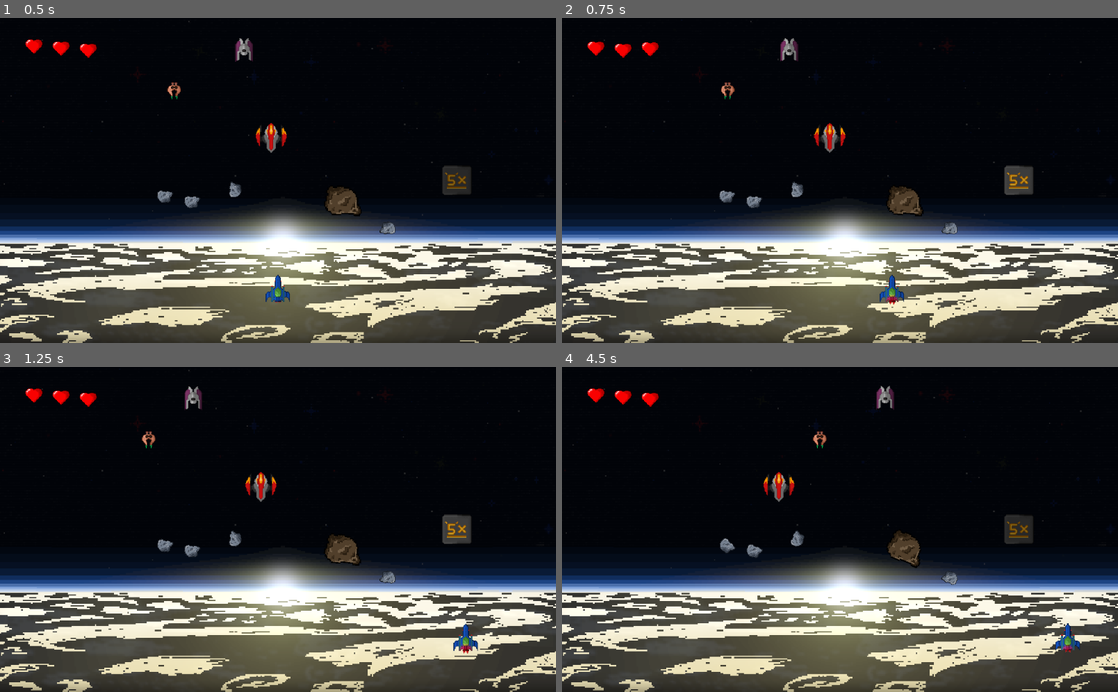
Above: before the commit, frames 1-4 (two rows, left to right).
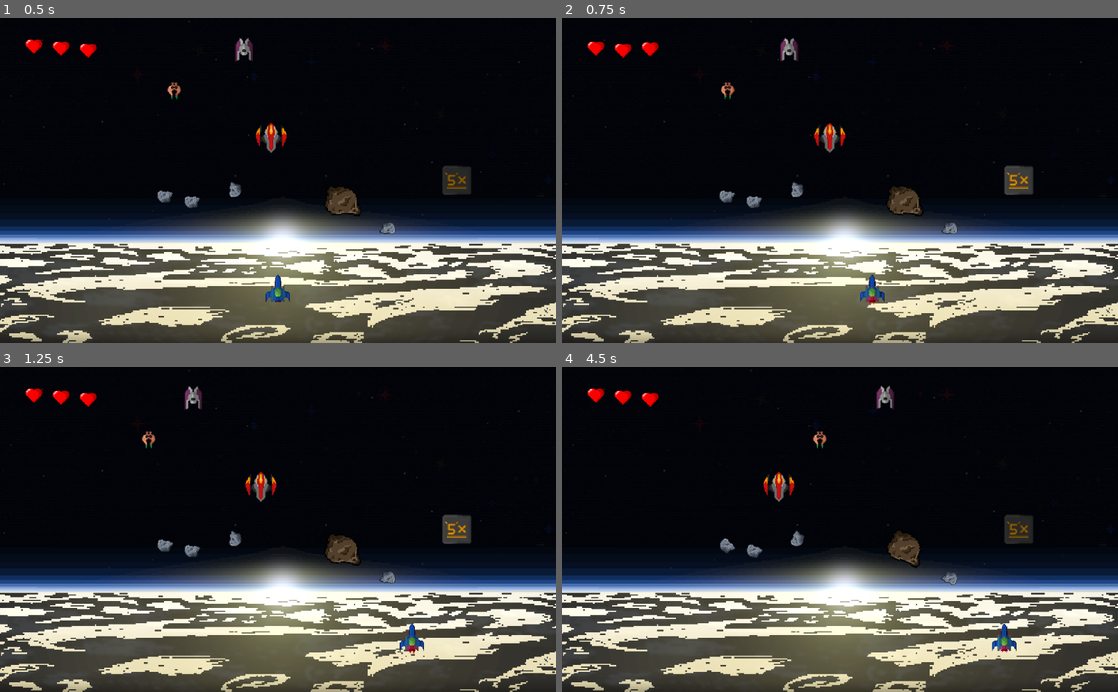
Above: after the commit, the same moments.

Repository: timmmmmb/Brackeys-Game-Jam-2021.1
Game: Godot game, scene res://scenes/levels/Level.tscn
Two runs of this game, one before a commit and one after it. Both use one fixed random seed, a clock stepped at 60 frames per second and the inputs below.
Inputs:
- Up to frame 1 (0.5 s): no input
- Up to frame 2 (0.75 s): hold D (right) from 0.53 s (still down); hold Space (shoot) from 0.53 s (still down)
- Up to frame 3 (1.25 s): keep holding D (right); keep holding Space (shoot)
- Up to frame 4 (4.5 s): release D (right) at 1.28 s; release Space (shoot) at 1.28 s; hold S (down) 1.28-2.03 s; tap Space (shoot) at 1.35, 2.85, 4.35 s; hold D (right) 2.03-2.78 s; hold Space (shoot) 2.03-2.78 s; hold W (up) 2.78-3.53 s; hold Space (shoot) 3.53-4.28 s; hold A (left) from 3.53 s (still down)

Frame 1 is identical in both runs. In frame 2, 0.4% of the frame differs, in the area x 53-62%, y 79-89%; in frame 3, 0.4%, in the area x 71-86%, y 78-89%; in frame 4, 0.4%.

Commit message:
added the explosion effect on hits

Diff:
--- a/scenes/entitys/Player.gd
+++ b/scenes/entitys/Player.gd
@@ -1,7 +1,7 @@
 extends "res://scenes/entitys/DefaultEntity.gd"
 
-export (int) var acceleration = 200
-export (int) var max_speed = 400
+export (int) var acceleration = 50
+export (int) var max_speed = 300
 export (float) var inertia = 0.9
 
 
--- a/scenes/entitys/Player.tscn
+++ b/scenes/entitys/Player.tscn
@@ -52,7 +52,6 @@
 [node name="AnimatedSprite" type="AnimatedSprite" parent="."]
 frames = SubResource( 6 )
 animation = "flying"
-frame = 2
 playing = true
 
 [node name="ShotgunWeapon" parent="." instance=ExtResource( 4 )]
--- a/scenes/projectiles/EnemyProjectile.tscn
+++ b/scenes/projectiles/EnemyProjectile.tscn
@@ -1,7 +1,8 @@
-[gd_scene load_steps=9 format=2]
+[gd_scene load_steps=22 format=2]
 
 [ext_resource path="res://assets/images/projectiles/projectiles - 48x48.png" type="Texture" id=1]
 [ext_resource path="res://scenes/projectiles/Projectile.gd" type="Script" id=2]
+[ext_resource path="res://assets/images/effects/explosion - 48x48.png" type="Texture" id=3]
 
 [sub_resource type="RectangleShape2D" id=1]
 extents = Vector2( 8, 8 )
@@ -22,12 +23,77 @@
 atlas = ExtResource( 1 )
 region = Rect2( 144, 48, 48, 48 )
 
-[sub_resource type="SpriteFrames" id=6]
+[sub_resource type="AtlasTexture" id=6]
+flags = 4
+atlas = ExtResource( 3 )
+region = Rect2( 0, 0, 48, 48 )
+
+[sub_resource type="AtlasTexture" id=7]
+flags = 4
+atlas = ExtResource( 3 )
+region = Rect2( 48, 0, 48, 48 )
+
+[sub_resource type="AtlasTexture" id=8]
+flags = 4
+atlas = ExtResource( 3 )
+region = Rect2( 96, 0, 48, 48 )
+
+[sub_resource type="AtlasTexture" id=9]
+flags = 4
+atlas = ExtResource( 3 )
+region = Rect2( 144, 0, 48, 48 )
+
+[sub_resource type="AtlasTexture" id=10]
+flags = 4
+atlas = ExtResource( 3 )
+region = Rect2( 192, 0, 48, 48 )
+
+[sub_resource type="AtlasTexture" id=11]
+flags = 4
+atlas = ExtResource( 3 )
+region = Rect2( 240, 0, 48, 48 )
+
+[sub_resource type="AtlasTexture" id=12]
+flags = 4
+atlas = ExtResource( 3 )
+region = Rect2( 288, 0, 48, 48 )
+
+[sub_resource type="AtlasTexture" id=13]
+flags = 4
+atlas = ExtResource( 3 )
+region = Rect2( 336, 0, 48, 48 )
+
+[sub_resource type="AtlasTexture" id=14]
+flags = 4
+atlas = ExtResource( 3 )
+region = Rect2( 384, 0, 48, 48 )
+
+[sub_resource type="AtlasTexture" id=15]
+flags = 4
+atlas = ExtResource( 3 )
+region = Rect2( 432, 0, 48, 48 )
+
+[sub_resource type="AtlasTexture" id=16]
+flags = 4
+atlas = ExtResource( 3 )
+region = Rect2( 480, 0, 48, 48 )
+
+[sub_resource type="AtlasTexture" id=17]
+flags = 4
+atlas = ExtResource( 3 )
+region = Rect2( 528, 0, 48, 48 )
+
+[sub_resource type="SpriteFrames" id=18]
 animations = [ {
 "frames": [ SubResource( 2 ), SubResource( 3 ), SubResource( 4 ), SubResource( 5 ) ],
 "loop": false,
 "name": "default",
 "speed": 12.0
+}, {
+"frames": [ SubResource( 6 ), SubResource( 7 ), SubResource( 8 ), SubResource( 9 ), SubResource( 10 ), SubResource( 11 ), SubResource( 12 ), SubResource( 13 ), SubResource( 14 ), SubResource( 15 ), SubResource( 16 ), SubResource( 17 ) ],
+"loop": true,
+"name": "hit",
+"speed": 30.0
 } ]
 
 [node name="EnemyProjectile" type="Area2D"]
@@ -42,6 +108,7 @@
 scale = Vector2( 1.7, 1.7 )
 
 [node name="AnimatedSprite" type="AnimatedSprite" parent="."]
-frames = SubResource( 6 )
+frames = SubResource( 18 )
 [connection signal="body_entered" from="." to="." method="_on_Projectile_body_entered"]
 [connection signal="screen_exited" from="VisibilityNotifier2D" to="." method="_on_VisibilityNotifier2D_screen_exited"]
+[connection signal="animation_finished" from="AnimatedSprite" to="." method="_on_AnimatedSprite_animation_finished"]
--- a/scenes/projectiles/Projectile.gd
+++ b/scenes/projectiles/Projectile.gd
@@ -7,7 +7,8 @@
 
 
 func _physics_process(delta: float) -> void:
-	position += Vector2.UP.rotated(rotation) * speed
+	if $AnimatedSprite.animation != "hit":
+		position += Vector2.UP.rotated(rotation) * speed
 
 
 func _on_VisibilityNotifier2D_screen_exited() -> void:
@@ -17,4 +18,11 @@
 func _on_Projectile_body_entered(body: Node) -> void:
 	if body is DefaultEntity:
 		body.hit(1)
+		$AnimatedSprite.animation = "hit"
+		$AnimatedSprite.play()
+		$CollisionShape2D.disabled = true
+
+
+func _on_AnimatedSprite_animation_finished() -> void:
+	if $AnimatedSprite.animation == "hit":
 		queue_free()
--- a/scenes/projectiles/Projectile.tscn
+++ b/scenes/projectiles/Projectile.tscn
@@ -1,7 +1,8 @@
-[gd_scene load_steps=9 format=2]
+[gd_scene load_steps=22 format=2]
 
 [ext_resource path="res://assets/images/projectiles/projectiles - 48x48.png" type="Texture" id=1]
 [ext_resource path="res://scenes/projectiles/Projectile.gd" type="Script" id=2]
+[ext_resource path="res://assets/images/effects/explosion - 48x48.png" type="Texture" id=3]
 
 [sub_resource type="RectangleShape2D" id=1]
 extents = Vector2( 8, 8 )
@@ -22,12 +23,77 @@
 atlas = ExtResource( 1 )
 region = Rect2( 144, 0, 48, 48 )
 
-[sub_resource type="SpriteFrames" id=6]
+[sub_resource type="AtlasTexture" id=6]
+flags = 4
+atlas = ExtResource( 3 )
+region = Rect2( 0, 0, 48, 48 )
+
+[sub_resource type="AtlasTexture" id=7]
+flags = 4
+atlas = ExtResource( 3 )
+region = Rect2( 48, 0, 48, 48 )
+
+[sub_resource type="AtlasTexture" id=8]
+flags = 4
+atlas = ExtResource( 3 )
+region = Rect2( 96, 0, 48, 48 )
+
+[sub_resource type="AtlasTexture" id=9]
+flags = 4
+atlas = ExtResource( 3 )
+region = Rect2( 144, 0, 48, 48 )
+
+[sub_resource type="AtlasTexture" id=10]
+flags = 4
+atlas = ExtResource( 3 )
+region = Rect2( 192, 0, 48, 48 )
+
+[sub_resource type="AtlasTexture" id=11]
+flags = 4
+atlas = ExtResource( 3 )
+region = Rect2( 240, 0, 48, 48 )
+
+[sub_resource type="AtlasTexture" id=12]
+flags = 4
+atlas = ExtResource( 3 )
+region = Rect2( 288, 0, 48, 48 )
+
+[sub_resource type="AtlasTexture" id=13]
+flags = 4
+atlas = ExtResource( 3 )
+region = Rect2( 336, 0, 48, 48 )
+
+[sub_resource type="AtlasTexture" id=14]
+flags = 4
+atlas = ExtResource( 3 )
+region = Rect2( 384, 0, 48, 48 )
+
+[sub_resource type="AtlasTexture" id=15]
+flags = 4
+atlas = ExtResource( 3 )
+region = Rect2( 432, 0, 48, 48 )
+
+[sub_resource type="AtlasTexture" id=16]
+flags = 4
+atlas = ExtResource( 3 )
+region = Rect2( 480, 0, 48, 48 )
+
+[sub_resource type="AtlasTexture" id=17]
+flags = 4
+atlas = ExtResource( 3 )
+region = Rect2( 528, 0, 48, 48 )
+
+[sub_resource type="SpriteFrames" id=18]
 animations = [ {
 "frames": [ SubResource( 2 ), SubResource( 3 ), SubResource( 4 ), SubResource( 5 ) ],
 "loop": false,
 "name": "default",
 "speed": 12.0
+}, {
+"frames": [ SubResource( 6 ), SubResource( 7 ), SubResource( 8 ), SubResource( 9 ), SubResource( 10 ), SubResource( 11 ), SubResource( 12 ), SubResource( 13 ), SubResource( 14 ), SubResource( 15 ), SubResource( 16 ), SubResource( 17 ) ],
+"loop": false,
+"name": "hit",
+"speed": 30.0
 } ]
 
 [node name="Projectile" type="Area2D"]
@@ -45,6 +111,7 @@
 
 [node name="AnimatedSprite" type="AnimatedSprite" parent="."]
 position = Vector2( 0, -14 )
-frames = SubResource( 6 )
+frames = SubResource( 18 )
 [connection signal="body_entered" from="." to="." method="_on_Projectile_body_entered"]
 [connection signal="screen_exited" from="VisibilityNotifier2D" to="." method="_on_VisibilityNotifier2D_screen_exited"]
+[connection signal="animation_finished" from="AnimatedSprite" to="." method="_on_AnimatedSprite_animation_finished"]
Not shown, added: assets/images/effects/explosion - 48x48.png.import
